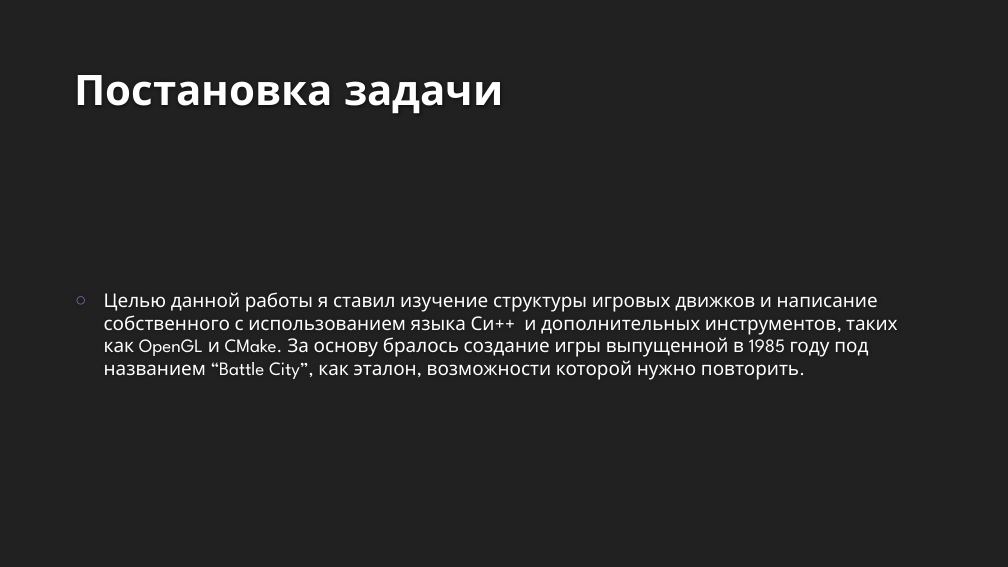
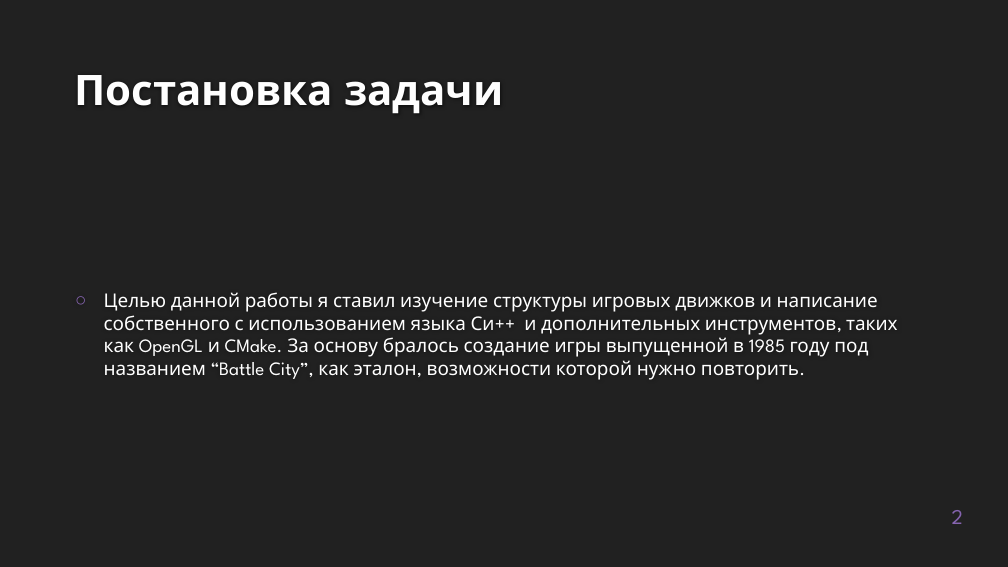
Before and after one commit to J3MeTron/JMT_engine, a slide deck: slide 2 of Проект/Презентация.pptx. Drawn at 1008x567 pixels with LibreOffice and Linux fonts; fonts in the diff are those of the drawing; background and template pictures are left out. Boxes give left, top, right and bottom in pixels: in the first picture for what was removed or moved away, otherwise in the second. Text is boxed around its words. In the diff, an @@ line names an element or a change of style, - is before the commit and + after.

Commit message:
Presentation update

```diff
--- a/Проект/Презентация.pptx
+++ b/Проект/Презентация.pptx
@@ page number added at <box>952,510,963,524</box>, 20 pt, text #8664B0 @@
+2
```
Also in this commit, not shown: 7 other slides changed, 3 other files.
